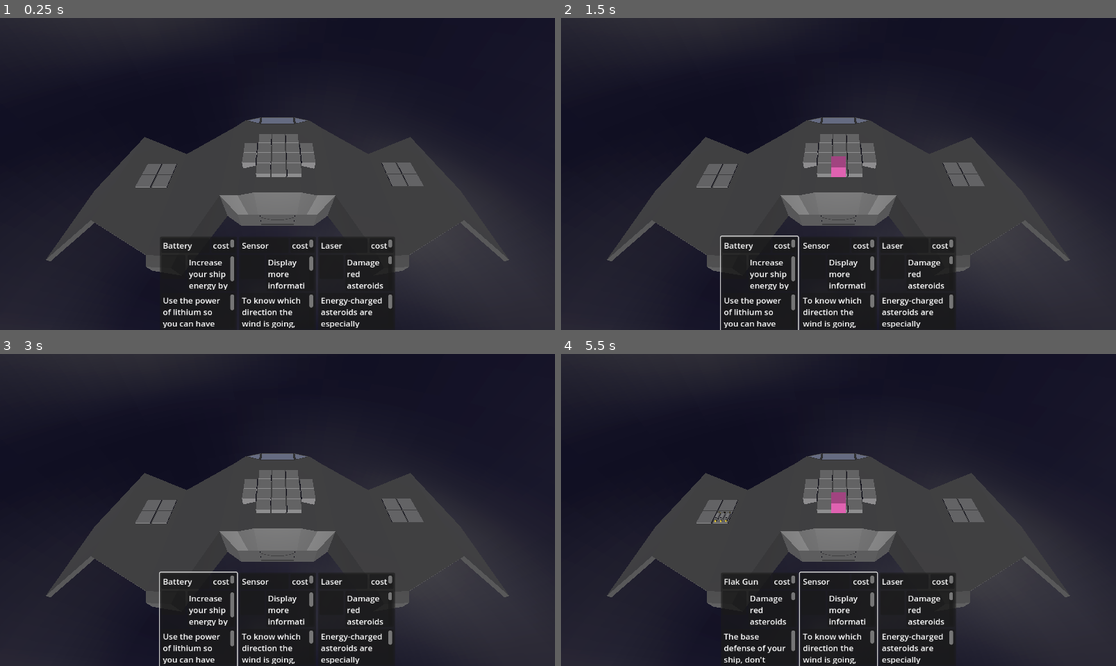
Above: before the commit, frames 1-4 (two rows, left to right).
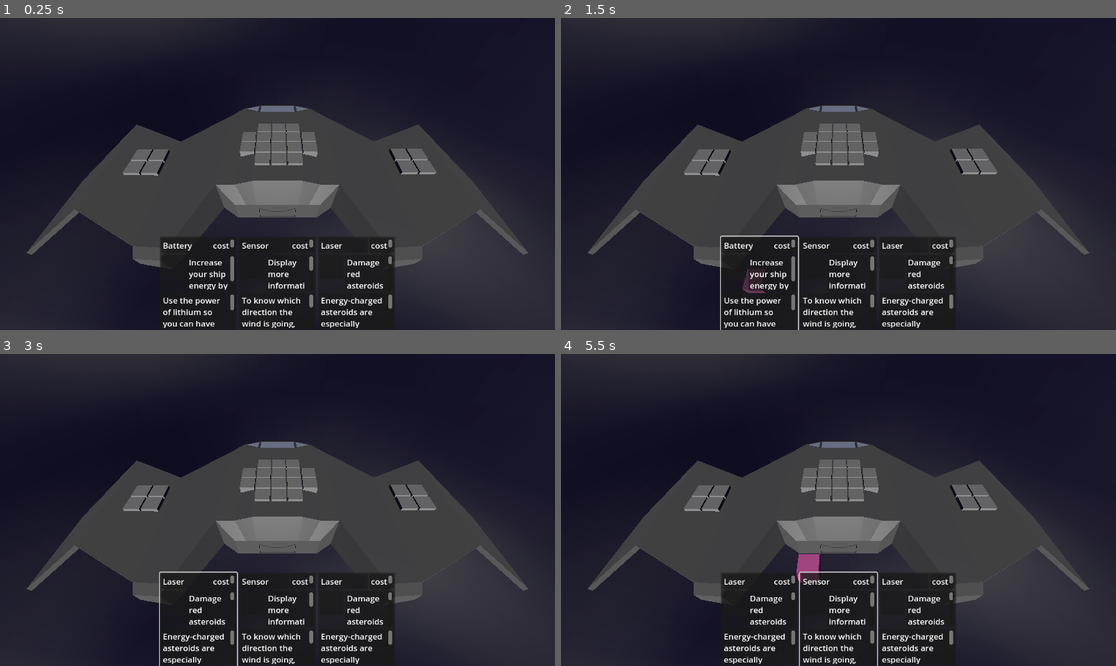
Above: after the commit, the same moments.

Repository: Xwilarg/LudumDare54
Game: Godot game, scene res://Scenes/Main.tscn
Same seed, same stepped clock (60 frames per second), same inputs: the game is played once before the commit and once after it. Video files are missing from this copy of the repository; at most half a second of black plays in their place.
Inputs (mouse positions are in pixels of both pictures, inside the frame that each line leads up to):
- Up to frame 1 (0.25 s): no input
- Up to frame 2 (1.5 s): click (760, 283) at 0.52 s; click (760, 283) at 1.27 s
- Up to frame 3 (3 s): click (199, 619) at 2.02 s; tap Enter at 2.75 s; move the mouse to (399, 494) at 2.77 s; click (399, 494) at 2.92 s
- Up to frame 4 (5.5 s): tap Space at 3.5, 5 s; move the mouse to (727, 525) at 3.52 s; click (727, 525) at 3.67 s; tap Enter at 4.25 s; move the mouse to (894, 441) at 4.27 s; click (894, 441) at 4.42 s; move the mouse to (810, 572) at 5.02 s; click (810, 572) at 5.17 s

The runs differ from the first frame. In frame 1, 8.9% of the frame differs, in the area x 4-96%, y 28-82%; in frame 2, 9.0%; in frame 3, 9.6%; in frame 4, 9.6%, in the area x 4-96%, y 28-100%.
Error in both runs: Invalid access to property or key 'current_weather' on a base object of type 'Nil'. (res://Scripts/GameManager.gd:40)

Commit message:
Fix asteroids collision

Diff:
--- a/Scenes/Asteroid.tscn
+++ b/Scenes/Asteroid.tscn
@@ -1,10 +1,9 @@
-[gd_scene load_steps=4 format=3 uid="uid://dv47ub7wey2jk"]
+[gd_scene load_steps=3 format=3 uid="uid://dv47ub7wey2jk"]
 
 [ext_resource type="Script" path="res://Scripts/Asteroid.gd" id="1_25mkp"]
 
 [sub_resource type="SphereShape3D" id="SphereShape3D_53jop"]
-
-[sub_resource type="ArrayMesh" id="ArrayMesh_du7er"]
+radius = 1.30641
 
 [node name="Asteroid" type="Node3D"]
 script = ExtResource("1_25mkp")
@@ -15,8 +14,4 @@
 [node name="CollisionShape3D" type="CollisionShape3D" parent="RigidBody3D"]
 shape = SubResource("SphereShape3D_53jop")
 
-[node name="MeshInstance3D" type="MeshInstance3D" parent="RigidBody3D/CollisionShape3D"]
-mesh = SubResource("ArrayMesh_du7er")
-skeleton = NodePath("../../..")
-
 [connection signal="body_entered" from="RigidBody3D" to="." method="_on_rigid_body_3d_body_entered"]
--- a/Scenes/AsteroidModel/Asteroid_game1.tscn
+++ b/Scenes/AsteroidModel/Asteroid_game1.tscn
@@ -1,14 +1,12 @@
-[gd_scene load_steps=4 format=3 uid="uid://crf586nrf2q3i"]
+[gd_scene load_steps=3 format=3 uid="uid://crf586nrf2q3i"]
 
 [ext_resource type="PackedScene" uid="uid://dv47ub7wey2jk" path="res://Scenes/Asteroid.tscn" id="1_yclce"]
-[ext_resource type="PackedScene" path="res://Scenes/AsteroidModel/asteroid_raw.tscn" id="2_u1oe4"]
-
-[sub_resource type="ArrayMesh" id="ArrayMesh_rob6j"]
+[ext_resource type="PackedScene" uid="uid://bdnba2jk8yspx" path="res://Scenes/AsteroidModel/asteroid_raw.tscn" id="2_u1oe4"]
 
 [node name="Asteroid" instance=ExtResource("1_yclce")]
 
-[node name="MeshInstance3D" parent="RigidBody3D/CollisionShape3D" index="0"]
-mesh = SubResource("ArrayMesh_rob6j")
+[node name="CollisionShape3D" parent="RigidBody3D" index="0"]
+transform = Transform3D(1, 0, 0, 0, 1, 0, 0, 0, 1, 0, -0.716128, 0)
 
-[node name="Asteroid_model" parent="RigidBody3D/CollisionShape3D" index="1" instance=ExtResource("2_u1oe4")]
+[node name="Asteroid_model" parent="RigidBody3D" index="1" instance=ExtResource("2_u1oe4")]
 transform = Transform3D(1, 0, 0, 0, 1, 0, 0, 0, 1, 0, 0.666183, 0)
--- a/Scenes/AsteroidModel/Asteroid_game2.tscn
+++ b/Scenes/AsteroidModel/Asteroid_game2.tscn
@@ -1,9 +1,9 @@
 [gd_scene load_steps=3 format=3 uid="uid://fq0hr8jhvtx5"]
 
 [ext_resource type="PackedScene" uid="uid://dv47ub7wey2jk" path="res://Scenes/Asteroid.tscn" id="1_cyt7o"]
-[ext_resource type="PackedScene" path="res://Scenes/AsteroidModel/asteroid_raw2.tscn" id="2_yxtfg"]
+[ext_resource type="PackedScene" uid="uid://coegqm0sv8550" path="res://Scenes/AsteroidModel/asteroid_raw2.tscn" id="2_yxtfg"]
 
 [node name="Asteroid" instance=ExtResource("1_cyt7o")]
 
-[node name="Asteroid_model" parent="RigidBody3D/CollisionShape3D" index="1" instance=ExtResource("2_yxtfg")]
+[node name="Asteroid_model" parent="RigidBody3D" index="1" instance=ExtResource("2_yxtfg")]
 transform = Transform3D(1, 0, 0, 0, 1, 0, 0, 0, 1, 0, 0.135259, 0)
--- a/Scenes/Spaceship.tscn
+++ b/Scenes/Spaceship.tscn
@@ -6,16 +6,16 @@
 [ext_resource type="PackedScene" uid="uid://b4fjvv8fuc723" path="res://Scenes/GridManager.tscn" id="4_e4d1o"]
 
 [sub_resource type="BoxShape3D" id="BoxShape3D_at5ep"]
-size = Vector3(29.1789, 1.85356, 10.4732)
+size = Vector3(29.1789, 3.89488, 15.6638)
 
 [node name="spaceship" type="Node3D"]
 script = ExtResource("1_ilw26")
 
 [node name="spaceshipModel" parent="." instance=ExtResource("1_pfcka")]
-transform = Transform3D(1, 0, 0, 0, 1, 0, 0, 0, 1, 0, -4.03657, 0)
+transform = Transform3D(1, 0, 0, 0, 1, 0, 0, 0, 1, 0, -2.78701, 0)
 
 [node name="Grid" type="Node3D" parent="."]
-transform = Transform3D(1, 0, 0, 0, 1, 0, 0, 0, 1, 0.409535, -0.432588, -0.295036)
+transform = Transform3D(1, 0, 0, 0, 1, 0, 0, 0, 1, 0.41, -0.590825, -0.295)
 script = ExtResource("3_n7wdy")
 raw_shape = ".XXX.
 XXXXX
@@ -23,24 +23,24 @@
 .XXX."
 
 [node name="Grid2" type="Node3D" parent="."]
-transform = Transform3D(1, 0, 0, 0, 1, 0, 0, 0, 1, 8.885, -0.432794, -2.52845)
+transform = Transform3D(1, 0, 0, 0, 1, 0, 0, 0, 1, 8.885, -0.25, -2.52845)
 script = ExtResource("3_n7wdy")
 raw_shape = "XX
 XX"
 
 [node name="Grid3" type="Node3D" parent="."]
-transform = Transform3D(1, 0, 0, 0, 1, 0, 0, 0, 1, -8.17884, -0.432588, -2.44687)
+transform = Transform3D(1, 0, 0, 0, 1, 0, 0, 0, 1, -8.17884, -0.25, -2.44687)
 script = ExtResource("3_n7wdy")
 raw_shape = "XX
 XX"
 
 [node name="GridManager" parent="." node_paths=PackedStringArray("grid_ref") instance=ExtResource("4_e4d1o")]
-transform = Transform3D(1, 0, 0, 0, 1, 0, 0, 0, 1, 0, 0, 0)
+transform = Transform3D(1, 0, 0, 0, 1, 0, 0, 0, 1, 0, 1.24956, 0)
 grid_ref = [NodePath("../Grid"), NodePath("../Grid2"), NodePath("../Grid3")]
 
 [node name="StaticBody3D" type="StaticBody3D" parent="."]
-transform = Transform3D(1, 0, 0, 0, 1, 0, 0, 0, 1, 0, -4.03657, 0)
+transform = Transform3D(1, 0, 0, 0, 1, 0, 0, 0, 1, 0, -2.78701, 0)
 
 [node name="CollisionShape3D" type="CollisionShape3D" parent="StaticBody3D"]
-transform = Transform3D(1, 0, 0, 0, 1, 0, 0, 0, 1, 0, 3.38672, -1.51957)
+transform = Transform3D(1, 0, 0, 0, 1, 0, 0, 0, 1, 0, 1.99398, -1.51957)
 shape = SubResource("BoxShape3D_at5ep")
--- a/Scripts/Asteroid.gd
+++ b/Scripts/Asteroid.gd
@@ -14,10 +14,10 @@
 
 func _process(delta):
 	$RigidBody3D.linear_velocity = (target - global_position).normalized() * move_speed * delta
-	$RigidBody3D/CollisionShape3D/Asteroid_model.rotate_x(rotation_speed * delta)
+	$RigidBody3D/Asteroid_model.rotate_x(rotation_speed * delta)
 
 func set_material(value):
-	var node = get_node("RigidBody3D/CollisionShape3D/Asteroid_model/" + str($RigidBody3D/CollisionShape3D/Asteroid_model.meshpath))
+	var node = get_node("RigidBody3D/Asteroid_model/" + str($RigidBody3D/Asteroid_model.meshpath))
 	node.set_surface_override_material(0, value)
 
 func explode():
